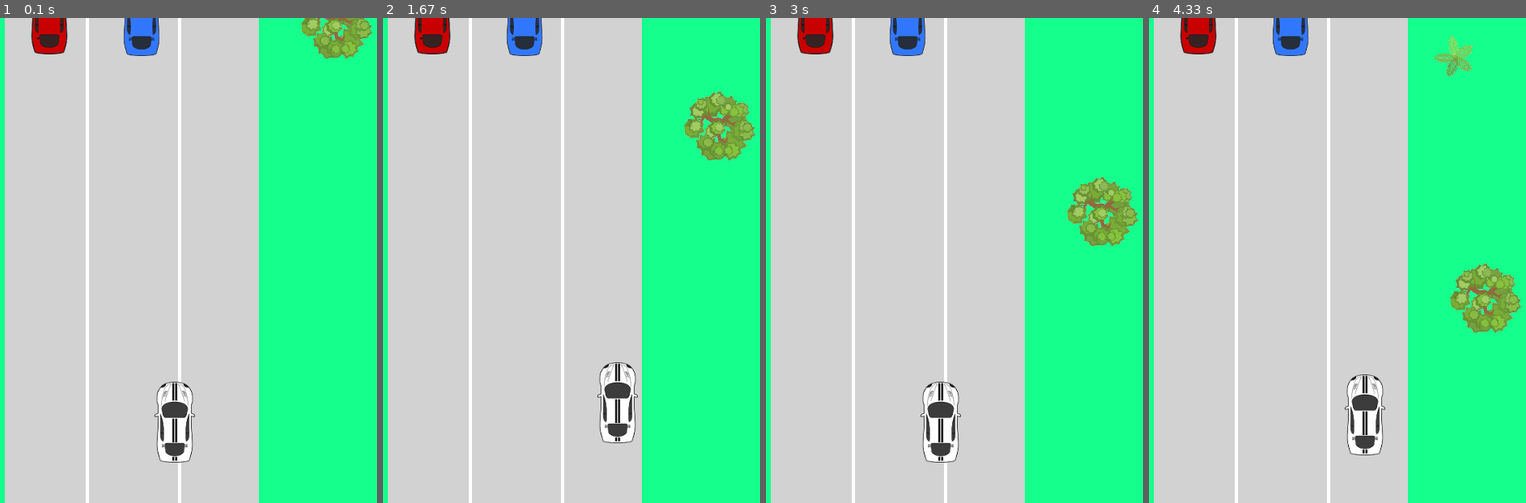
Above: before the commit, frames 1-4 (left to right).
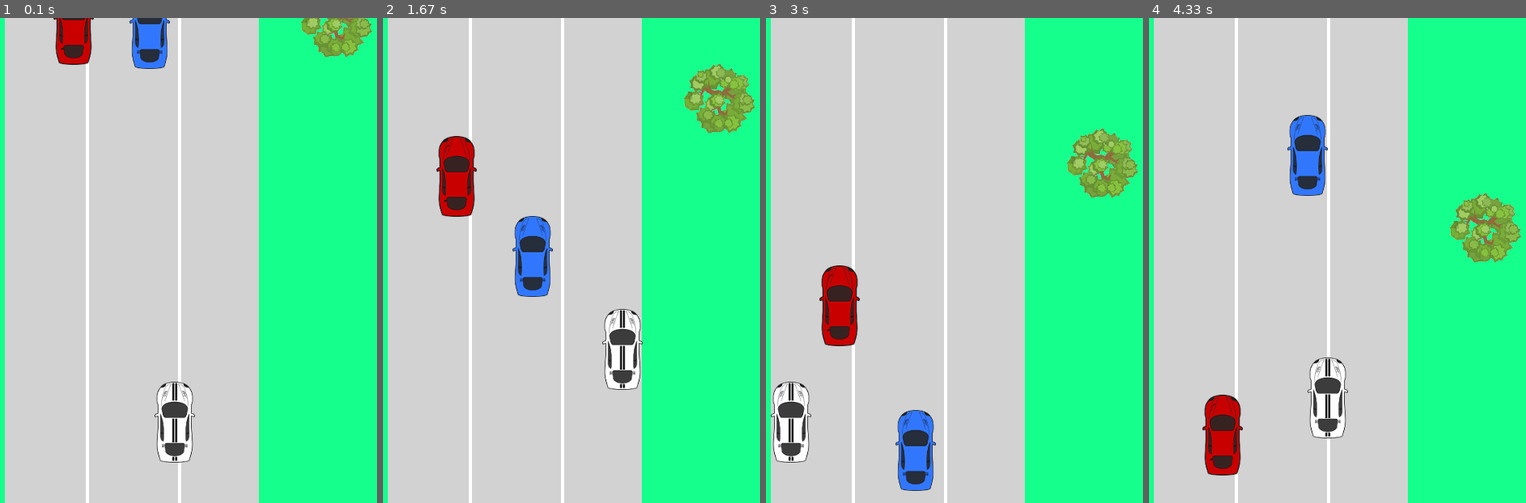
Above: after the commit, the same moments.

Repository: lucasbiel7/pygame
Game: pygame game, started from car_aluno.py
Two runs of this game, one before a commit and one after it. Both use one fixed random seed, a clock stepped at 60 frames per second and the inputs below.
Inputs:
- Up to frame 1 (0.1 s): no input
- Up to frame 2 (1.67 s): hold Right 0.33-0.8 s; hold Up 0.83-1.13 s; hold Right 1.17-1.63 s
- Up to frame 3 (3 s): hold Left 1.67-2.2 s; hold Down 2.23-2.53 s; hold Left 2.57-2.97 s
- Up to frame 4 (4.33 s): hold Up 3-3.37 s; hold Right 3.4-4.03 s; hold Down from 4.07 s (still down)

The runs differ from the first frame. In frame 1, 2.6% of the frame differs, in the area x 8-99%, y 0-11%; in frame 2, 9.1%; in frame 3, 9.9%; in frame 4, 11%, in the area x 8-99%, y 0-95%.

Commit message:
Adicionando movimento nos carros dos oponentes e reiniciando eles quando chegar no fim dela

Diff:
--- a/car_aluno.py
+++ b/car_aluno.py
@@ -4,7 +4,7 @@
 import pygame
 
 # definicao de constantes para o jogo
-FPS = 80
+FPS = 60
 W_SIZE = W_WIDTH, W_HEIGHT = 500, 600
 BLACK = (0, 0, 0)
 WHITE = (255, 255, 255)
@@ -69,20 +69,25 @@
 oponente_1_rect = car_opponet_1.get_rect()
 oponente_2_rect = car_opponet_2.get_rect()
 
-oponente_1_rect.center = (random.randint(70, 160), random.randint(-5, 0))
-oponente_2_rect.center = (random.randint(160, 290), random.randint(-5, 0))
-
 # [DONE] carregar a musica de fundo e deixá-la em execução
-pygame.mixer.init();
+pygame.mixer.init()
 pygame.mixer.music.load('top-Gear-Soundtrack.mp3')
 
 
 # Comentei a música para conseguir ouvir música enquanto desenvolve
 # pygame.mixer.music.play()
 
-
 # Funções para o jogo
 #
+
+
+def restart_opponent(rect, x_start, x_end):
+    rect.center = (random.randint(x_start, x_end), random.randint(-5, 0))
+
+
+restart_opponent(oponente_1_rect, 70, 160)
+restart_opponent(oponente_2_rect, 160, 300)
+
 
 def captura_colisao_oponentes():
     global oponente_1_rect, oponente_2_rect
@@ -100,11 +105,16 @@
     """
 
 
+def out_height_screen(rect):
+    return rect.centery > W_HEIGHT
+
+
 def reinicia_oponente():
     global oponente_1_rect, oponente_2_rect, score
-    """
-    [TODO] Se um oponente sai da tela, renicia-se a sua posicao aleatoriamente na tela
-    """
+    if out_height_screen(oponente_1_rect):
+        restart_opponent(oponente_1_rect, 70, 160)
+    if out_height_screen(oponente_2_rect):
+        restart_opponent(oponente_2_rect, 160, 290)
 
 
 #
@@ -165,14 +175,14 @@
         key = pygame.key.get_pressed()
         half_width = car_rect.width / 2
         half_height = car_rect.height / 2
-        if key[pygame.K_UP] and car_rect.centery - 1 - half_height > 0:
-            y -= 1
+        if key[pygame.K_UP] and car_rect.centery - SPEED - half_height > 0:
+            y -= SPEED
         if key[pygame.K_DOWN] and car_rect.centery - 1 + half_height < W_HEIGHT:
-            y += 1
+            y += SPEED
         if key[pygame.K_LEFT] and (car_rect.centerx - 1 - half_width) > FAIXAS[0][0]:
-            x -= 1
+            x -= SPEED
         if key[pygame.K_RIGHT] and (car_rect.centerx + 1 + half_width) < FAIXAS[2][1]:
-            x += 1
+            x += SPEED
     car_rect.move_ip(x, y)
 
 
@@ -183,6 +193,8 @@
 
 
 def build_opponents():
+    oponente_1_rect.move_ip(SPEED1)
+    oponente_2_rect.move_ip(SPEED2)
     SCREEN.blit(car_opponet_1, oponente_1_rect)
     SCREEN.blit(car_opponet_2, oponente_2_rect)
 
@@ -199,6 +211,9 @@
 
     build_car()
 
+    # [DONE] reiniciar oponentes quando
+    reinicia_oponente()
+
     # [TODO] mover os carrinhos oponentes
     build_opponents()
     #
@@ -206,8 +221,6 @@
     # # [TODO] detectar colisão
     # captura_colisao_oponentes()
     #
-    # # [TODO] reiniciar oponentes quando
-    # reinicia_oponente()
 
     # [TODO] a cada intervalo de pontos a velocidade dos oponentes eh aumentada
 
